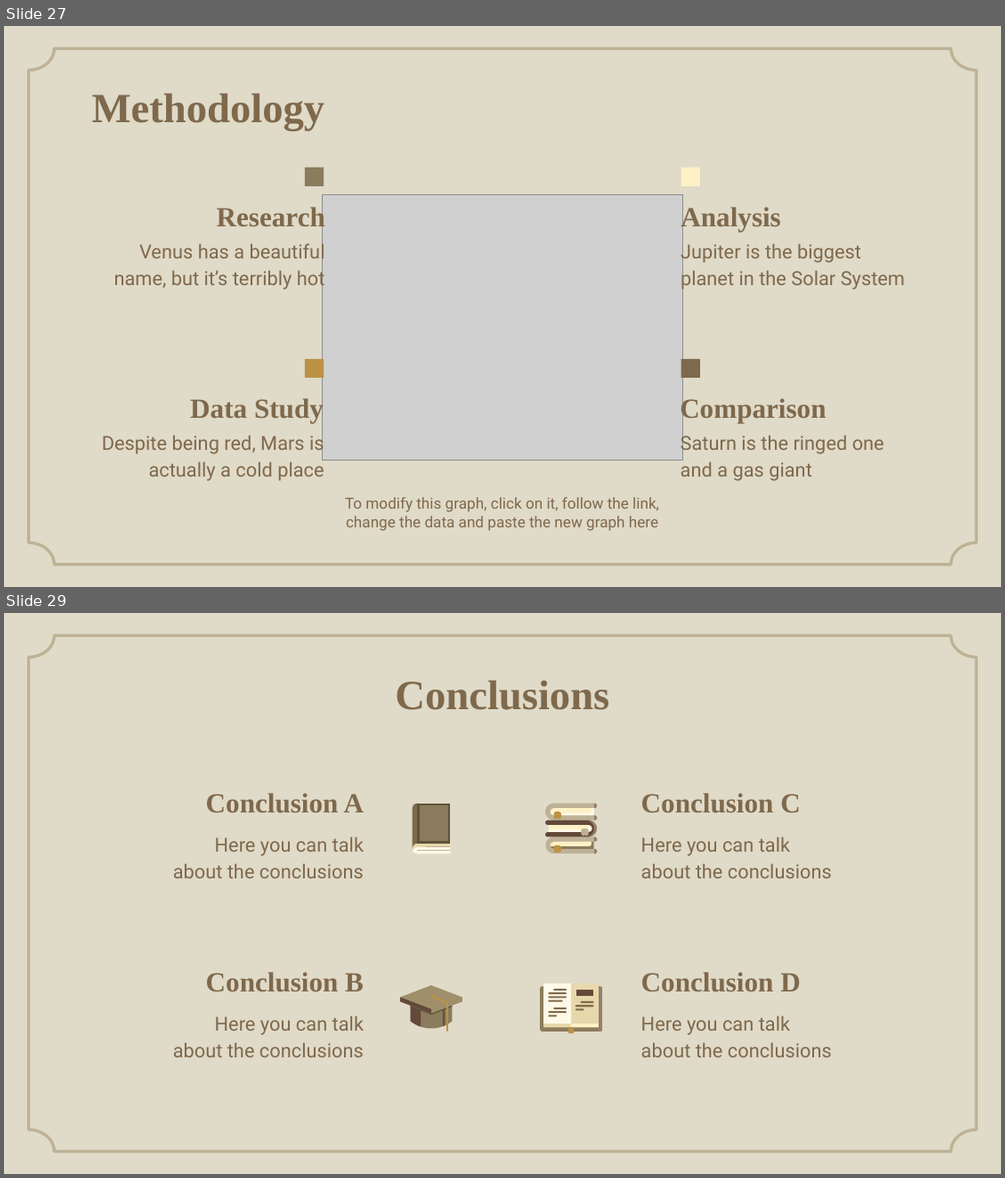
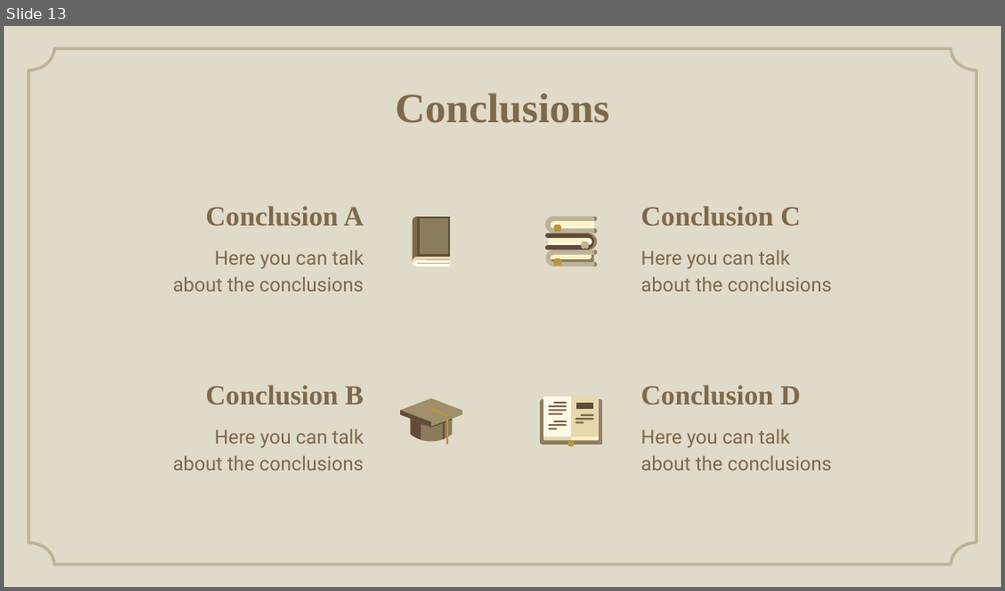
Before and after one commit to Andipstha/theFusion-Project-I, a slide deck: Documentation/LBMS_Presentation_2.pptx. Shown one above the other, each under a label of ours: slides 27 and 29 before the commit, slide 13 after it; the slides between them are not shown. The pictures are 1005x1178 and 1005x591 pixels, drawn with LibreOffice and Linux fonts; fonts in the diff are those of the drawing; grey boxes stand for pictures; background and template pictures are left out. Boxes give left, top, right and bottom in pixels: in the first picture for what was removed or moved away, otherwise in the second. Text is boxed around its words. In the diff, an @@ line names an element or a change of style, - is before the commit and + after.

```diff
--- a/Documentation/LBMS_Presentation_2.pptx
+++ b/Documentation/LBMS_Presentation_2.pptx
@@ slide 27 removed at (4, 26, 1001, 587), background #E0DAC8; not listed: 1 template element that a slide beside it also shows @@
@@ title removed at (92, 93, 325, 130) @@
-Methodology
@@ rectangle removed at (305, 168, 324, 186) @@
@@ rectangle removed at (680, 168, 700, 186) @@
@@ text removed at (217, 205, 325, 232) @@
-Research
@@ picture removed at (322, 194, 683, 459) @@
@@ text removed at (680, 205, 780, 232) @@
-Analysis
@@ text removed at (114, 240, 325, 290) @@
-Venus has a beautiful name, but it’s terribly hot
@@ text removed at (680, 240, 905, 290) @@
-Jupiter is the biggest planet in the Solar System
@@ rectangle removed at (305, 359, 324, 378) @@
@@ rectangle removed at (680, 359, 700, 378) @@
@@ text removed at (190, 396, 324, 423) @@
-Data Study
@@ text removed at (680, 396, 825, 423) @@
-Comparison
@@ text removed at (102, 431, 324, 481) @@
-Despite being red, Mars is actually a cold place
@@ text removed at (680, 431, 884, 481) @@
-Saturn is the ringed one and a gas giant
@@ text removed at (345, 497, 659, 531) @@
-To modify this graph, click on it, follow the link, change the data and paste the new graph here
@@ what was slide 29 is now slide 13 @@
```
Also in this commit, not shown: 4 slides changed, 3 slides added, 22 other slides removed, 3 other files.
